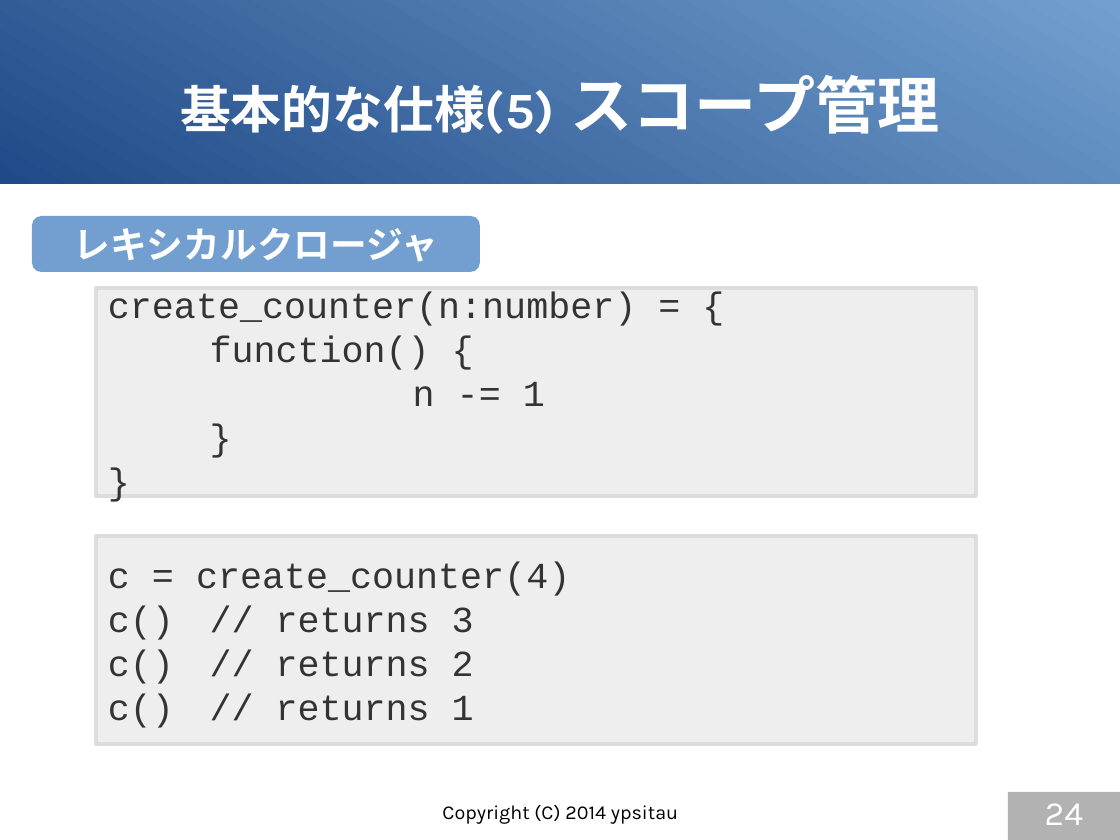
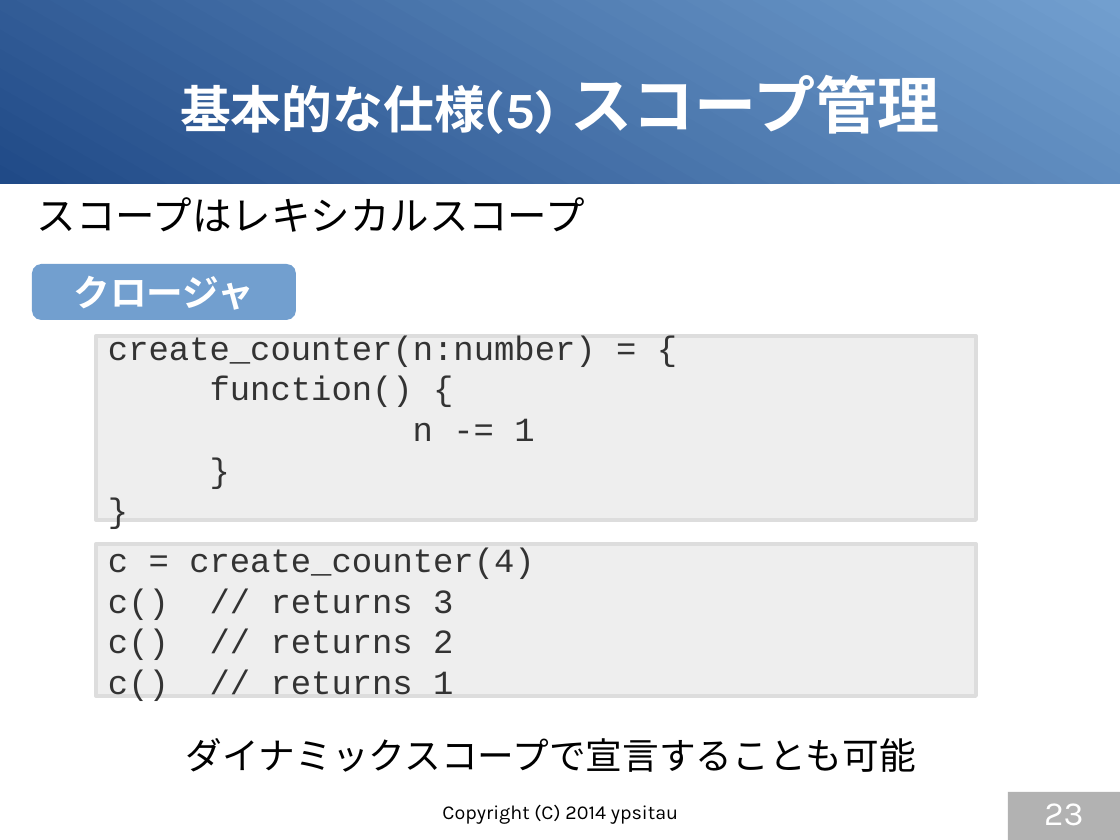
Before and after one commit to gura-lang/gura-doc, a slide deck: slide 23 of presentation/gura-introduction.odp (slide 24 before the commit). Drawn at 1120x840 pixels with LibreOffice and Linux fonts; fonts in the diff are those of the drawing. Boxes give left, top, right and bottom in pixels: in the first picture for what was removed or moved away, otherwise in the second. Text is boxed around its words. In the diff, an @@ line names an element or a change of style, - is before the commit and + after.

Commit message:
updated presentation

```diff
--- a/presentation/gura-introduction.odp
+++ b/presentation/gura-introduction.odp
@@ text added at bbox=[37, 197, 585, 232], 28 pt, text #000000 @@
+スコープはレキシカルスコープ
@@ rounded rectangle "クロージャ": place and size @@
-rounded rectangle "クロージャ" at bbox=[32, 216, 480, 272]
+rounded rectangle "クロージャ" at bbox=[32, 264, 296, 320]
@@ text in rounded rectangle at bbox=[73, 276, 254, 310]: text changed @@
-レキシカルクロージャ
+クロージャ
@@ rectangle "create_counter(n:number) = {" at bbox=[96, 336, 976, 520]: size 26 to 24 pt @@
@@ rectangle "create_counter(n:number) = {": place and size @@
-rectangle "create_counter(n:number) = {" at bbox=[96, 288, 976, 496]
+rectangle "create_counter(n:number) = {" at bbox=[96, 336, 976, 520]
@@ rectangle "c = create_counter(4)": place and size @@
-rectangle "c = create_counter(4)" at bbox=[96, 537, 976, 745]
+rectangle "c = create_counter(4)" at bbox=[96, 544, 976, 696]
@@ rectangle "c = create_counter(4)" at bbox=[96, 544, 976, 696]: size 26 to 24 pt @@
@@ text added at bbox=[186, 738, 916, 772], 26 pt, text #000000 @@
+ダイナミックスコープで宣言することも可能
@@ page number at bbox=[1044, 803, 1084, 825]: text changed @@
-24
+23
```
Also in this commit, not shown: 3 other slides changed.
